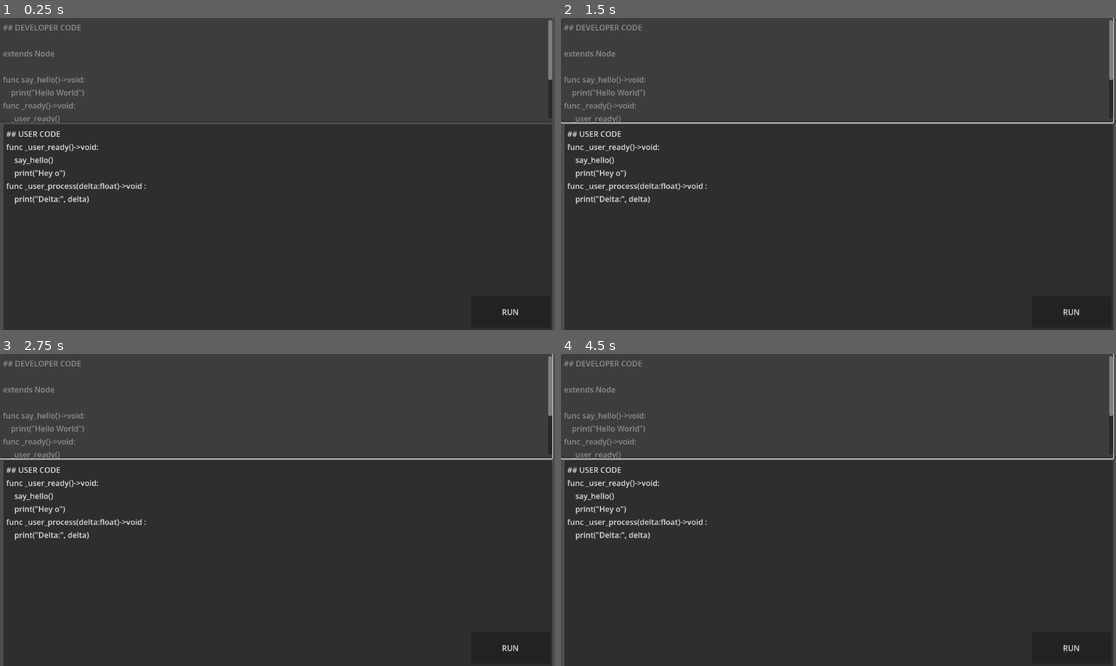
Above: before the commit, frames 1-4 (two rows, left to right).
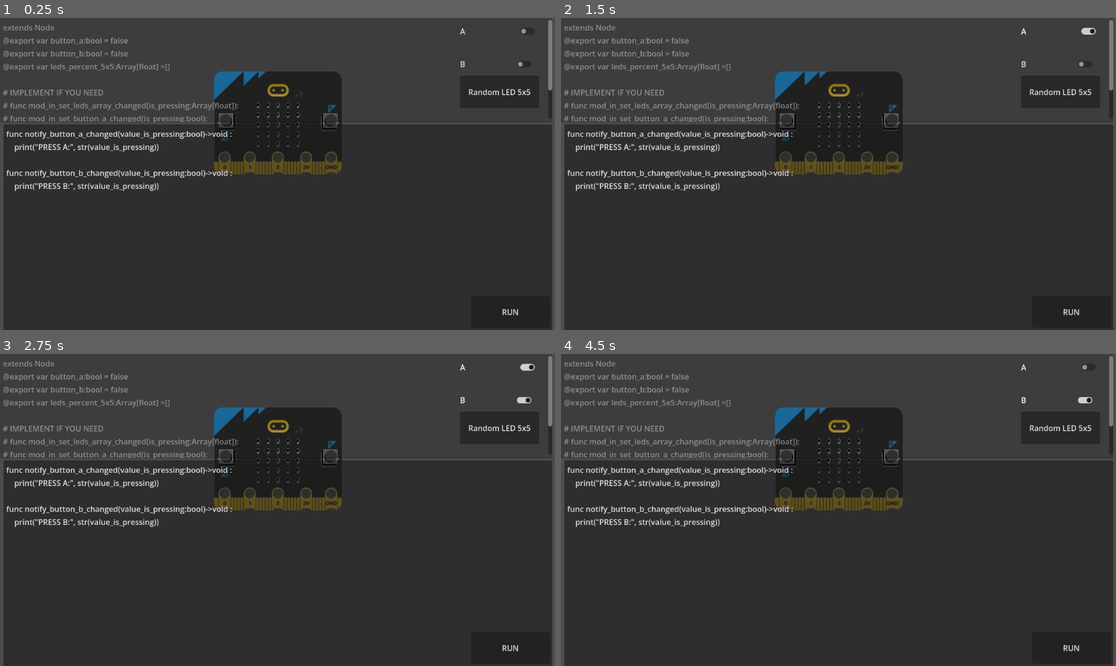
Above: after the commit, the same moments.

Repository: EloiStree/2026_03_20_godot_hello_micro_bit
Game: Godot game, scene res://_/scene/demo/demo_micro_bit_load_running_script_as_node.tscn
Two runs of this game, one before a commit and one after it. Both use one fixed random seed, a clock stepped at 60 frames per second and the inputs below.
Inputs (mouse positions are in pixels of both pictures, inside the frame that each line leads up to):
- Up to frame 1 (0.25 s): no input
- Up to frame 2 (1.5 s): click "RUN" at 0.5 s; click (1060, 30) at 1.25 s, where only the run after the commit has a clickable "A"
- Up to frame 3 (2.75 s): click (493, 400) at 2 s, where only the run after the commit has a clickable "B"
- Up to frame 4 (4.5 s): click (1060, 428) at 2.75 s, where only the run after the commit has a clickable "Random LED 5x5"; click "RUN" at 3.5 s; click (1060, 366) at 4.25 s, where only the run after the commit has a clickable "A"

The runs differ from the first frame. In frame 1, 7.9% of the frame differs, in the area x 0-100%, y 2-60%; in frame 2, 8.3%; in frame 3, 8.4%, in the area x 0-100%, y 0-60%; in frame 4, 8.3%.

Commit message:
Save a first verison of mod_in

Diff:
--- a/_/scene/demo/demo_micro_bit_load_running_script_as_node.tscn
+++ b/_/scene/demo/demo_micro_bit_load_running_script_as_node.tscn
@@ -2,6 +2,10 @@
 
 [ext_resource type="Script" uid="uid://cdur1v35yt5vs" path="res://_/script/micro_bit_user_and_developer_code_drom_code_edit.gd" id="1_l75to"]
 [ext_resource type="Script" uid="uid://30bh0betlq5i" path="res://_/script/micro_bit_dev_user_code_to_running_node.gd" id="2_ik5qv"]
+[ext_resource type="Script" uid="uid://bijupk3vid03s" path="res://_/script/micro_bit_turn_existing_script_to_text_emit.gd" id="3_3byqi"]
+[ext_resource type="PackedScene" uid="uid://twxqaagw0qu2" path="res://_/scene/core/micro_bit_with_code_quad_facade.tscn" id="3_mj7hm"]
+[ext_resource type="Script" uid="uid://cmbktwx4d1sor" path="res://_/script/micro_bit_mod_developer_code.gd" id="4_33wwt"]
+[ext_resource type="Script" uid="uid://vla7gjpdr1u8" path="res://_/script/micro_bit_modding_interface_to_node.gd" id="5_wdncj"]
 
 [node name="DemoMicroBitLoadRunningScriptAsNode" type="Control" unique_id=867692435]
 layout_mode = 3
@@ -13,10 +17,13 @@
 
 [node name="ControlDevUserCode" type="Control" parent="." unique_id=842759537]
 layout_mode = 1
+anchors_preset = 15
 anchor_right = 1.0
 anchor_bottom = 1.0
 offset_right = -2.0
 offset_bottom = -2.0
+grow_horizontal = 2
+grow_vertical = 2
 
 [node name="CodeEditDeveloper" type="CodeEdit" parent="ControlDevUserCode" unique_id=1999305177]
 layout_mode = 1
@@ -25,10 +32,7 @@
 anchor_bottom = 0.33600003
 offset_right = -4.0
 offset_bottom = -0.056015015
-text = "## DEVELOPER CODE
-
-extends Node
-
+text = "extends Node
 func say_hello()->void:
 	print(\"Hello World\")
 func _ready()->void:
@@ -50,15 +54,13 @@
 offset_top = -14.790009
 offset_right = -4.0
 offset_bottom = -1.2120361
-text = "## USER CODE
-func _user_ready()->void:
-	say_hello()
-	print(\"Hey o\")
-func _user_process(delta:float)->void :
-	print(\"Delta:\", delta)
+text = "func notify_button_a_changed(value_is_pressing:bool)->void :
+	print(\"PRESS A:\", str(value_is_pressing))
+
+func notify_button_b_changed(value_is_pressing:bool)->void :
+	print(\"PRESS B:\", str(value_is_pressing))
 
 "
-delimiter_strings = Array[String](["\" \"", "' '"])
 
 [node name="Button" type="Button" parent="ControlDevUserCode" unique_id=1329089710]
 layout_mode = 1
@@ -82,7 +84,63 @@
 [node name="NodeDevUserCodeToNode" type="Node" parent="ControlDevUserCode" unique_id=1413392743]
 script = ExtResource("2_ik5qv")
 
+[node name="MicroBitTurnExistingScriptToTextEmit" type="Node" parent="ControlDevUserCode" unique_id=645295624]
+script = ExtResource("3_3byqi")
+source_to_emit = ExtResource("4_33wwt")
+emit_at_ready = true
+metadata/_custom_type_script = "uid://bijupk3vid03s"
+
+[node name="InterfaceToModNode" type="Node" parent="ControlDevUserCode" unique_id=987203250]
+script = ExtResource("5_wdncj")
+
+[node name="CheckButtonA" type="CheckButton" parent="ControlDevUserCode" unique_id=1982499247]
+layout_mode = 1
+anchors_preset = -1
+anchor_left = 0.82500005
+anchor_right = 0.9710001
+anchor_bottom = 0.085
+offset_left = 0.24993896
+offset_right = 0.34985352
+offset_bottom = 0.09000015
+text = "A"
+
+[node name="CheckButtonB" type="CheckButton" parent="ControlDevUserCode" unique_id=1591462925]
+layout_mode = 1
+anchors_preset = -1
+anchor_left = 0.82500005
+anchor_top = 0.096
+anchor_right = 0.96500003
+anchor_bottom = 0.201
+offset_left = 0.24993896
+offset_top = -0.01599884
+offset_right = 0.25
+offset_bottom = 0.1539917
+text = "B"
+
+[node name="Button2" type="Button" parent="ControlDevUserCode" unique_id=417016304]
+layout_mode = 1
+anchors_preset = -1
+anchor_left = 0.83000004
+anchor_top = 0.186
+anchor_right = 0.97300005
+anchor_bottom = 0.289
+offset_left = 0.49993896
+offset_top = -0.15600586
+offset_right = 0.049926758
+offset_bottom = 0.30599976
+text = "Random LED 5x5"
+
+[node name="MicroBitWithCodeQuadFacade" parent="." unique_id=1913523682 instance=ExtResource("3_mj7hm")]
+
+[node name="Camera3D" type="Camera3D" parent="." unique_id=1206520464]
+transform = Transform3D(1, 0, 0, 0, 1, 0, 0, 0, 1, 0, 0, 1.6059599)
+
 [connection signal="button_down" from="ControlDevUserCode/Button" to="ControlDevUserCode/NodeExecuteWhenRun" method="push_code_in_code_edit"]
 [connection signal="button_down" from="ControlDevUserCode/Button" to="ControlDevUserCode/NodeDevUserCodeToNode" method="try_execute_code"]
 [connection signal="on_push_developer_user_code" from="ControlDevUserCode/NodeExecuteWhenRun" to="ControlDevUserCode/NodeDevUserCodeToNode" method="set_developer_and_user_code"]
 [connection signal="on_pushed_both_code" from="ControlDevUserCode/NodeExecuteWhenRun" to="ControlDevUserCode/NodeDevUserCodeToNode" method="print_current_code_loaded"]
+[connection signal="on_new_node_created" from="ControlDevUserCode/NodeDevUserCodeToNode" to="ControlDevUserCode/InterfaceToModNode" method="set_node_to_affect"]
+[connection signal="on_source_pushed" from="ControlDevUserCode/MicroBitTurnExistingScriptToTextEmit" to="ControlDevUserCode/CodeEditDeveloper" method="set_text"]
+[connection signal="toggled" from="ControlDevUserCode/CheckButtonA" to="ControlDevUserCode/InterfaceToModNode" method="set_button_a_state"]
+[connection signal="toggled" from="ControlDevUserCode/CheckButtonB" to="ControlDevUserCode/InterfaceToModNode" method="set_button_b_state"]
+[connection signal="button_down" from="ControlDevUserCode/Button2" to="ControlDevUserCode/InterfaceToModNode" method="set_leds_percent_with_random_5x5"]
--- a/_/script/micro_bit_dev_user_code_to_running_node.gd
+++ b/_/script/micro_bit_dev_user_code_to_running_node.gd
@@ -1,5 +1,9 @@
 class_name MicroBitDevUserCodeToRunningNode
 extends Node
+
+signal on_new_node_created(node:Node)
+signal on_before_old_node_destroyed(node:Node)
+signal on_after_old_node_destroyed(node:Node)
 
 
 @export var script_name_generated_to_be_loaded :String ="dev_user_code.gd"
@@ -30,7 +34,10 @@
 func try_execute_code():
 
 	if created_node_with_script !=null:
+		var old_node = created_node_with_script
+		on_before_old_node_destroyed.emit(old_node)
 		created_node_with_script.queue_free()
+		on_after_old_node_destroyed.emit(old_node)
 		created_node_with_script =null
 
 
@@ -63,4 +70,5 @@
 
 	# Ready is called here. when added
 	add_child(node_to_run_in_scene)
+	on_new_node_created.emit(node_to_run_in_scene)
 	# Same for _process
--- /dev/null
+++ b/_/script/micro_bit_mod_developer_code.gd
@@ -0,0 +1,10 @@
+extends Node
+@export var button_a:bool = false
+@export var button_b:bool = false
+@export var leds_percent_5x5:Array[float] =[]
+
+# IMPLEMENT IF YOU NEED
+# func mod_in_set_leds_array_changed(is_pressing:Array[float]):
+# func mod_in_set_button_a_changed(is_pressing:bool):
+# func mod_in_set_button_b_changed(is_pressing:bool):
+# func mod_in_on_a_value_changed()
--- /dev/null
+++ b/_/script/micro_bit_modding_interface_to_node.gd
@@ -0,0 +1,51 @@
+class_name MicroBitModdingInterfaceToNode
+extends Node
+
+@export var node_to_affect:Node
+
+@export_group("Variable")
+@export var name_of_var_leds_percent_array ="leds_percent_5x5"
+@export var name_of_var_button_a ="button_a"
+@export var name_of_var_button_b ="button_b"
+@export_group("Function in")
+@export var name_of_call_leds_changed ="mod_in_set_leds_array_changed"
+@export var name_of_call_set_button_a ="mod_in_set_button_a_changed"
+@export var name_of_call_set_button_b ="mod_in_set_button_b_changed"
+@export var name_of_call_a_value_changed ="mod_in_on_a_value_changed"
+
+func set_node_to_affect(node:Node):
+	node_to_affect = node
+
+
+func set_variable_to(variable_name:String, set_method_name:String, value):
+	if node_to_affect!=null and node_to_affect.has_method(set_method_name):
+		node_to_affect.call(set_method_name,value)
+	if node_to_affect and variable_name in node_to_affect:
+		node_to_affect.set(variable_name,value)
+	notify_a_value_changed()
+
+
+func call_methode_without_params(methode_name:String):
+	if node_to_affect and node_to_affect.has_method(methode_name):
+		node_to_affect.call(methode_name)
+
+
+func notify_a_value_changed():
+	call_methode_without_params(name_of_call_a_value_changed)
+
+
+func set_leds_percent_with_random_5x5():
+	var random_5x5:Array[float]= []
+	for i in range(25):
+		random_5x5.append(randf())
+	set_leds_percent_array(random_5x5)
+
+func set_leds_percent_array(array:Array[float]):
+	set_variable_to(name_of_var_leds_percent_array, name_of_call_leds_changed, array)
+
+
+func set_button_a_state(is_pressing:bool):
+	set_variable_to(name_of_var_button_a, name_of_call_set_button_a, is_pressing)
+
+func set_button_b_state(is_pressing:bool):
+	set_variable_to(name_of_var_button_b, name_of_call_set_button_b, is_pressing)
--- /dev/null
+++ b/_/script/micro_bit_turn_existing_script_to_text_emit.gd
@@ -0,0 +1,17 @@
+class_name  MicroBitTurnExistingScriptToTextEmit
+extends Node
+
+signal on_source_pushed(code_as_text:String)
+
+
+@export var source_to_emit :Script
+@export var emit_at_ready:bool
+
+func _ready() -> void:
+	if emit_at_ready:
+		push_source_code_as_text()
+
+func push_source_code_as_text():
+	var path := source_to_emit.resource_path
+	var script_text := FileAccess.get_file_as_string(path)
+	on_source_pushed.emit(script_text)
--- /dev/null
+++ b/new_gd_script.gd
@@ -0,0 +1,28 @@
+extends Node
+
+@export var button_a:bool = false
+@export var button_b:bool = false
+
+func set_button_a(is_pressing:bool):
+	var has_changed= button_a!=is_pressing
+	print("A:",is_pressing)
+	button_a = is_pressing
+	if has_changed and self.has_method("notify_button_a_changed"):
+		self.call("notify_button_a_changed", button_a)
+
+func set_button_b(is_pressing:bool):
+	var has_changed= button_b!=is_pressing
+	button_b = is_pressing
+	if has_changed and self.has_method("notify_button_b_changed"):
+		self.call("notify_button_b_changed", button_b)
+
+
+
+####-------- <DEV|USER> --------####
+
+
+func notify_button_a_changed(value_is_pressing:bool)->void :
+	print("PRESS A:", str(value_is_pressing))
+
+func notify_button_b_changed(value_is_pressing:bool)->void :
+	print("PRESS B:", str(value_is_pressing))
Not shown, added: _/script/micro_bit_mod_developer_code.gd.uid
Not shown, added: _/script/micro_bit_modding_interface_to_node.gd.uid
Not shown, added: _/script/micro_bit_turn_existing_script_to_text_emit.gd.uid
Not shown, added: new_gd_script.gd.uid
